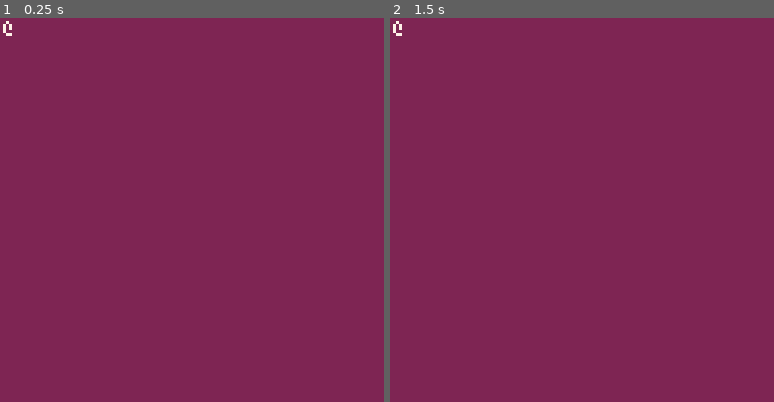
Above: before the commit, frames 1-2 (left to right).
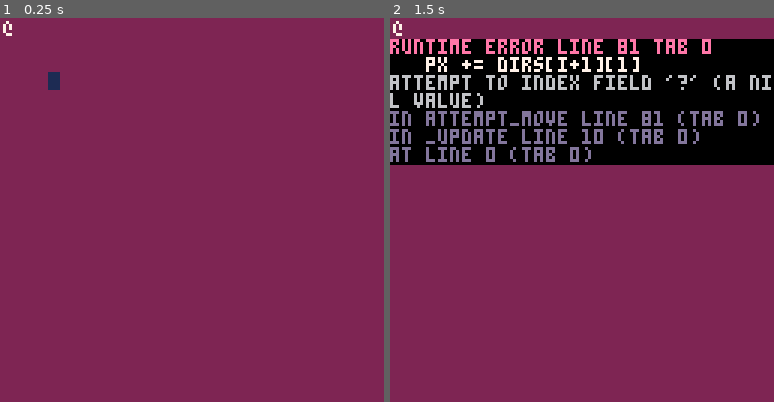
Above: after the commit, the same moments.

Repository: lefishy/picorl2020
Game: PICO-8 cartridge rld2020.p8
The game is run twice, just before and just after one commit, with the same random seed, the same clock (stepped at 60 frames per second) and the same inputs.
Inputs:
- Up to frame 1 (0.25 s): no input
- Up to frame 2 (1.5 s): tap X (X key) at 0.33, 1.07 s; tap O (Z key) at 0.7 s

The runs differ from the first frame. In frame 1, 0.1% of the frame differs, in the area x 12-16%, y 14-19%; in frame 2, 33%, in the area x 0-100%, y 5-39%.
Error after the commit: runtime error line 81 tab 0; px += dirs[i+1][1]; attempt to index field '?' (a nil value)

Commit message:
week 1 end

Diff:
--- a/rld2020.p8
+++ b/rld2020.p8
@@ -6,25 +6,32 @@
 	tile_h = 6
 	def_fg = 7
 	def_bg = 2
+	new_tile(4,3,"",1,1)
 end
 
 function _update()
-
+	attempt_move()
 end
 
 function _draw()
-	cls()
-	rectfill(0,0,128,128,def_bg)
-	put_char("@",0,0)
+	clear_console()
+	draw_tiles()
+	draw_player()
 end
 -->8
 --console things
+function clear_console(bg)
+	bg = bg or def_bg
+	cls()
+	rectfill(0,0,128,128,bg)
+end
+
 function put_char(c,x,y,fg,bg)
 	fg = fg or def_fg
 	bg = bg or def_bg
 	x = x*tile_w
 	y = y*tile_h
-	rectfill(x,y,x+tile_w,y+tile_h,bg)
+	rectfill(x,y,x+tile_w-1,y+tile_h-1,bg)
 	print(c,x+1,y+1,fg)
 end
 
@@ -35,6 +42,50 @@
 function set_default_fg(fg)
 	def_fg = fg
 end
+-->8
+--tiles
+tiles = {}
+
+function new_tile(x,y,c,fg,bg,block,opaque)
+	nt = {}
+	nt.x = x
+	nt.y = y
+	nt.c = c or " "
+	nt.fg = fg or def_fg
+	nt.bg = bg or def_bg
+	nt.block = false or block
+	nt.opaque = false or opaque
+	add(tiles,nt)
+end
+
+function draw_tiles()
+	for t in all(tiles) do
+		put_char(t.c,t.x,t.y,t.fg,t.bg)
+	end
+end
+-->8
+--player
+px = 0
+py = 0
+dirs = {
+	{-1,0},
+	{1,0},
+	{0,-1},
+	{0,1}
+}
+
+function draw_player()
+	put_char("@",px,py)
+end
+
+function attempt_move()
+	for i=0,4 do
+		if btnp(i) then
+			px += dirs[i+1][1]
+			py += dirs[i+1][2]
+		end
+	end
+end
 __gfx__
 00000000000000000000000000000000000000000000000000000000000000000000000000000000000000000000000000000000000000000000000000000000
 00000000000000000000000000000000000000000000000000000000000000000000000000000000000000000000000000000000000000000000000000000000
Not shown, changed: index.html
Not shown, changed: index.js
